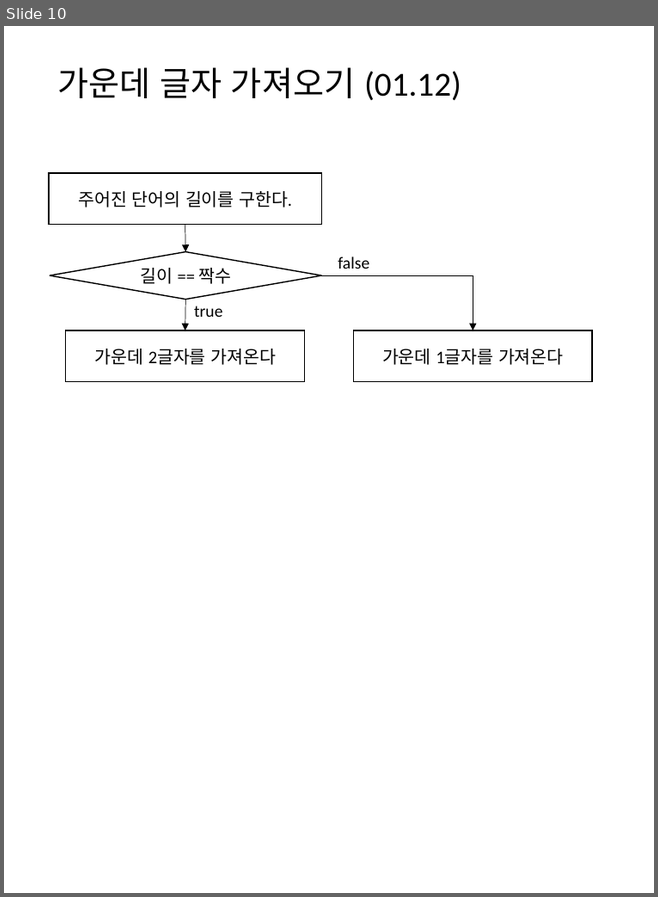
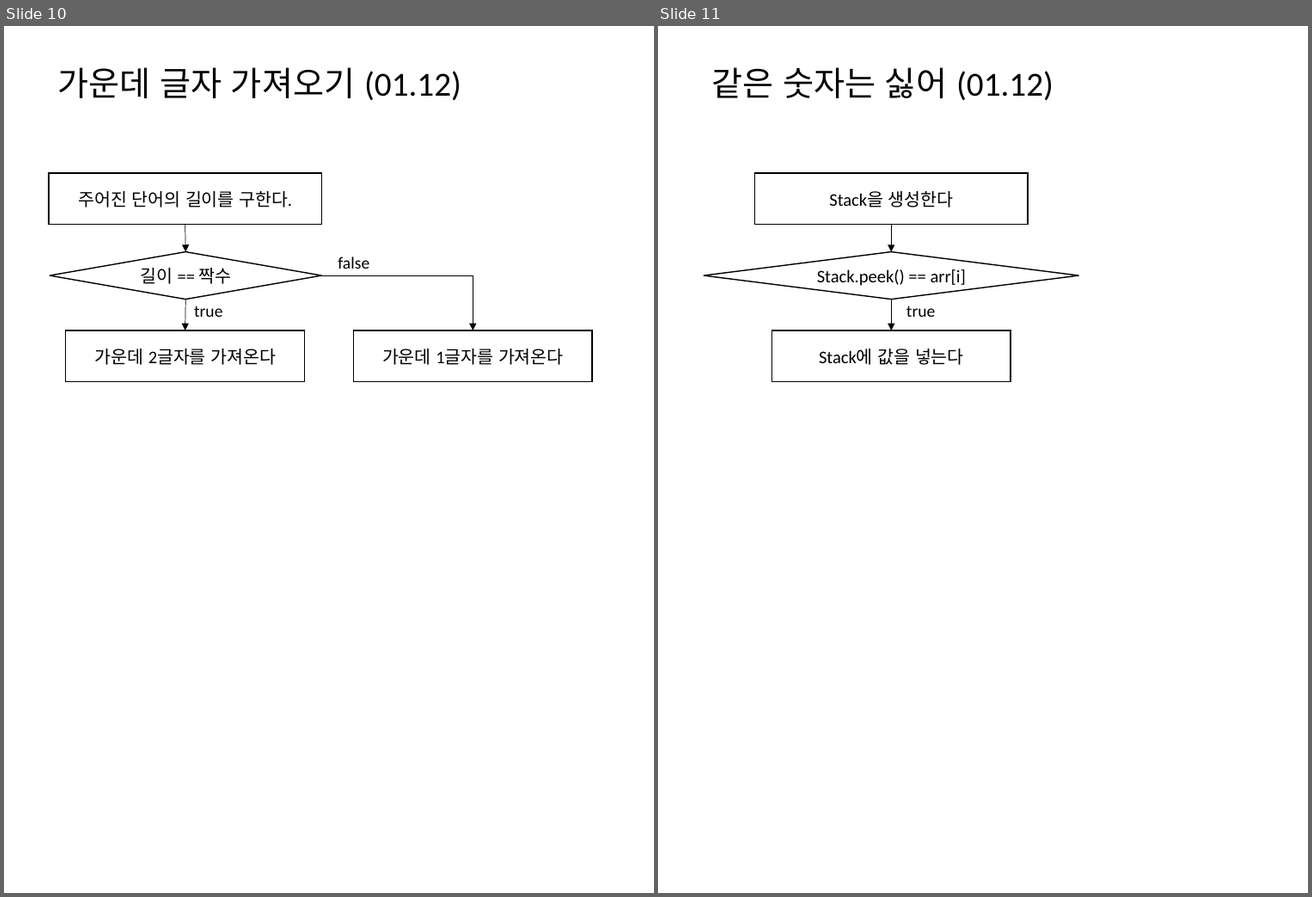
Before and after one commit to mornings9047/Algorithms_Programmers, a slide deck: 알고리즘_프로그래머스_Level01_순서도.pptx. Shown side by side, each under a label of ours: slide 10 before the commit, slides 10 and 11 after it. The pictures are 658x897 and 1312x897 pixels, drawn with LibreOffice and Linux fonts; fonts in the diff are those of the drawing. Boxes give left, top, right and bottom in pixels: in the first picture for what was removed or moved away, otherwise in the second. Text is boxed around its words. In the diff, an @@ line names an element or a change of style, - is before the commit and + after.

Commit message:
같은 숫자는 싫어

```diff
--- a/알고리즘_프로그래머스_Level01_순서도.pptx
+++ b/알고리즘_프로그래머스_Level01_순서도.pptx
@@ slide 11 added at box(658, 26, 1308, 893), background #FFFFFF @@
@@ title added at box(711, 67, 1054, 101), 28 pt, text #000000 @@
+같은 숫자는 싫어 (01.12)
@@ rectangle added at box(755, 173, 1028, 225), outline #000000 1 pt, 14.7 pt, text #000000 @@
+Stack을 생성한다
@@ arrow added from (891, 225) to (891, 252), #000000 0.5 pt @@
@@ diamond added at box(704, 252, 1079, 300), outline #000000 1 pt, 14.7 pt, text #000000 @@
+Stack.peek() == arr[i]
@@ arrow added from (891, 299) to (891, 330), #000000 0.5 pt @@
@@ text added at box(907, 306, 935, 317), 14 pt, text #000000 @@
+true
@@ rectangle added at box(772, 330, 1011, 381), outline #000000 1 pt, 14.7 pt, text #000000 @@
+Stack에 값을 넣는다
```
Also in this commit, not shown: 2 other files.
